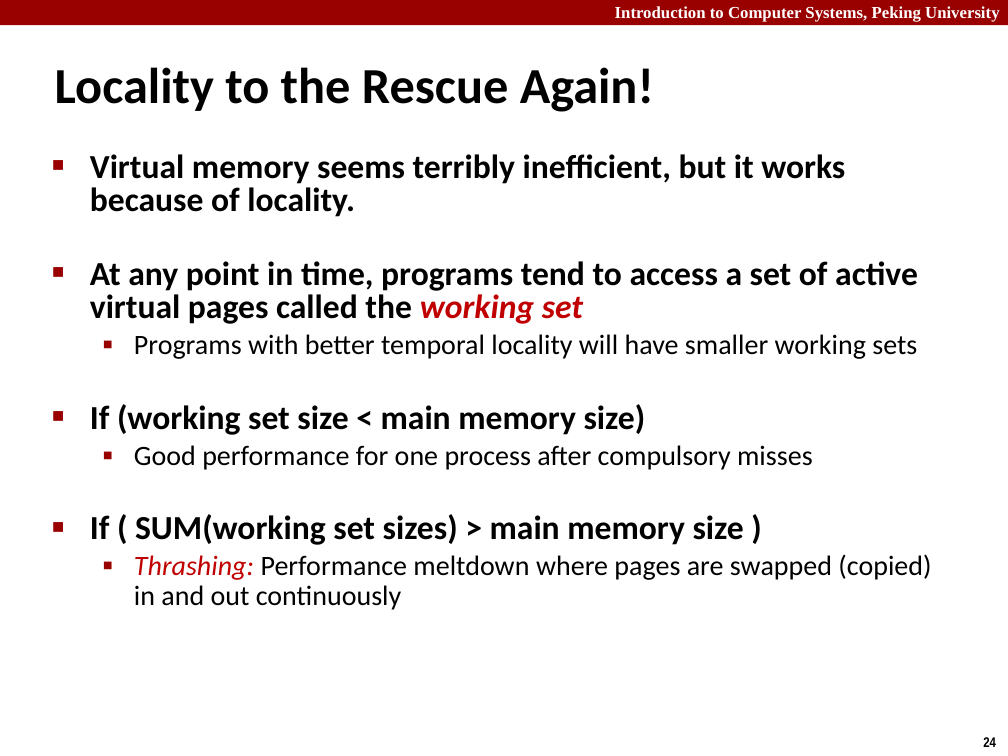
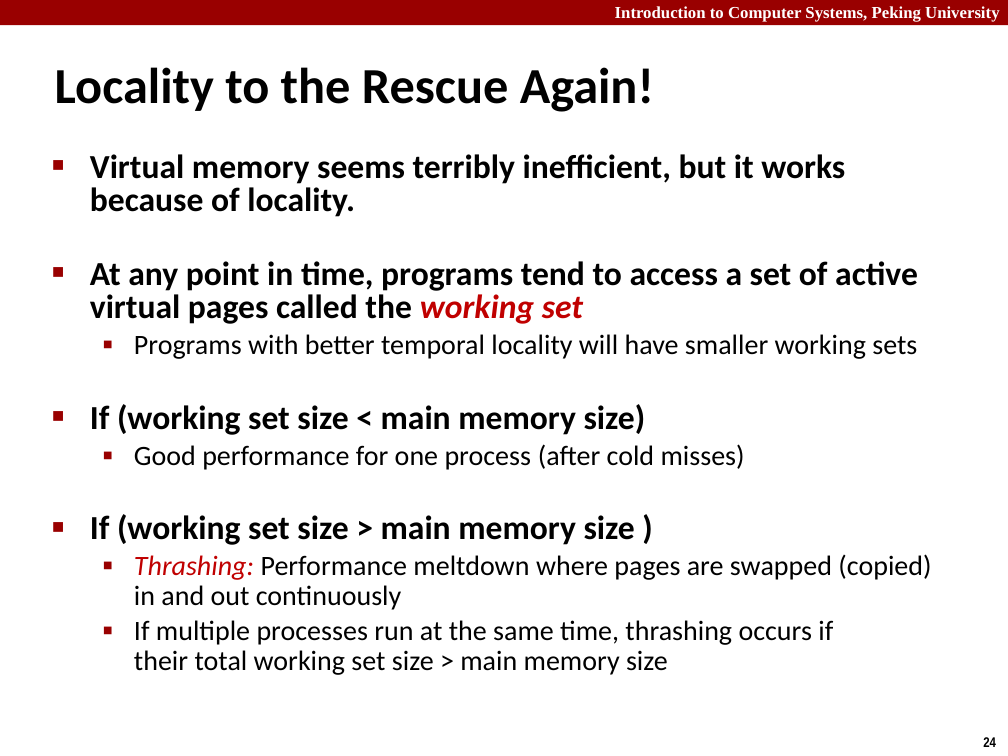
Before and after one commit to caodg/ics, a slide deck: slide 24 of slides/B05-VM1.pptx. Drawn at 1008x756 pixels with LibreOffice and Linux fonts; fonts in the diff are those of the drawing. Boxes give left, top, right and bottom in pixels: in the first picture for what was removed or moved away, otherwise in the second. Text is boxed around its words. In the diff, an @@ line names an element or a change of style, - is before the commit and + after.

Commit message:
update slides

```diff
--- a/slides/B05-VM1.pptx
+++ b/slides/B05-VM1.pptx
@@ text at box(90, 444, 745, 545): text changed @@
-  ▪ Good performance for one process after compulsory misses
-■ If ( SUM(working set sizes) > main memory size )
+  ▪ Good performance for one process (after cold misses)
+■ If (working set size > main memory size )
@@ text at box(134, 620, 833, 675): paragraph added @@
+  ▪ If multiple processes run at the same time, thrashing occurs if
+    their total working set size > main memory size
```
Also in this commit, not shown: 7 other slides changed, 2 other files.
